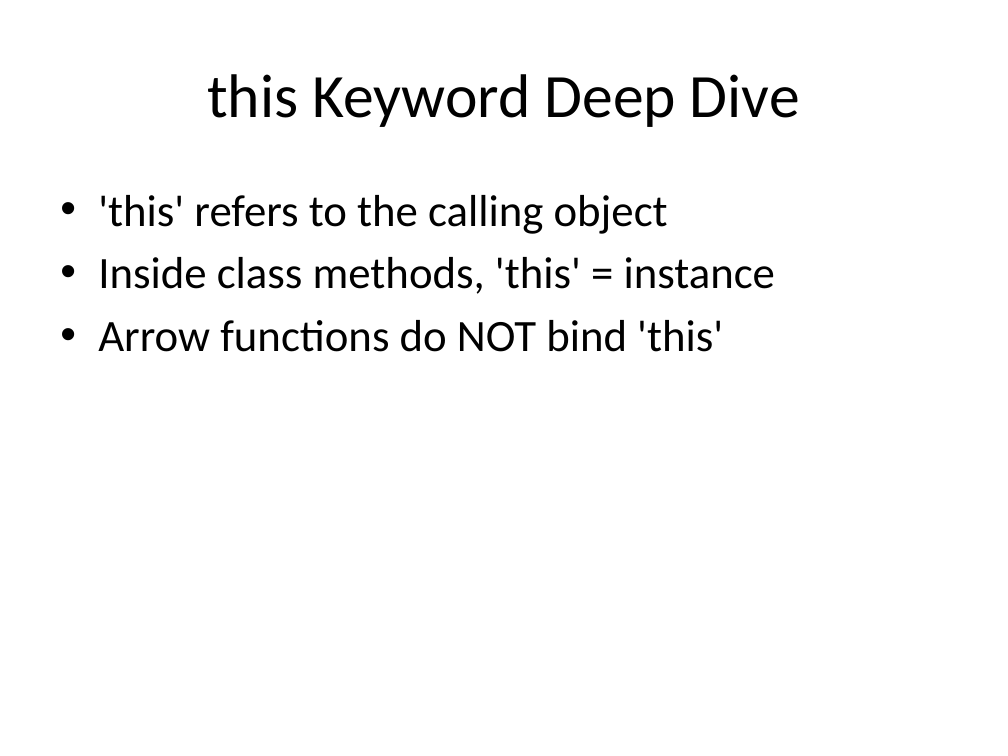
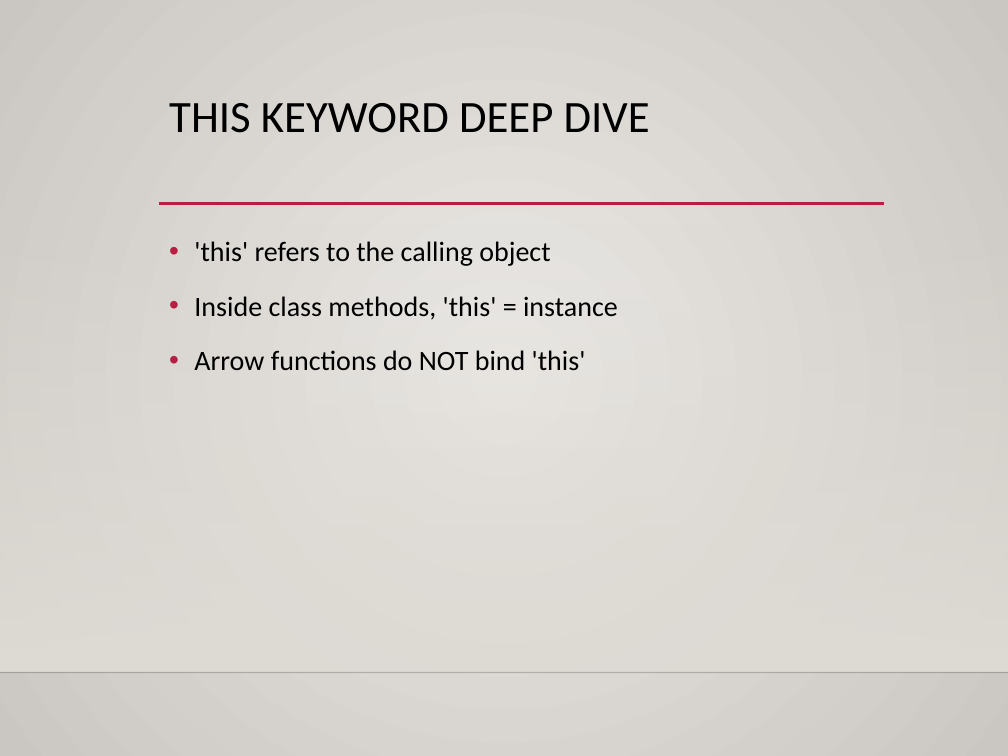
Before and after one commit to dtarvin/JavaScript-Class, a slide deck: slide 18 of slides for class/JS_Week4_Slides.pptx. Drawn at 1008x756 pixels with LibreOffice and Linux fonts; fonts in the diff are those of the drawing; background and template pictures are left out. Boxes give left, top, right and bottom in pixels: in the first picture for what was removed or moved away, otherwise in the second. Text is boxed around its words. In the diff, an @@ line names an element or a change of style, - is before the commit and + after.

Commit message:
formatting slides and editing slides

```diff
--- a/slides for class/JS_Week4_Slides.pptx
+++ b/slides for class/JS_Week4_Slides.pptx
@@ background #FFFFFF to gradient #ECEAE7 to #CAC7C1 @@
@@ title "THIS KEYWORD DEEP DIVE" at box(169, 103, 650, 133): vertical alignment middle to top @@
@@ title at box(169, 103, 650, 133): text changed; size 44 to 32 pt @@
-this Keyword Deep Dive
+THIS KEYWORD DEEP DIVE
@@ line added from (159, 204) to (884, 204), #B71E42 2.5 pt @@
@@ rectangle added at box(0, 222, 1008, 671), fill gradient #DFDBD5 @@
@@ text "'this' refers to the calling ...": place and size @@
-text "'this' refers to the calling ..." at box(98, 195, 775, 352)
+text "'this' refers to the calling ..." at box(194, 241, 618, 371)
@@ text "'this' refers to the calling ..." at box(194, 241, 618, 371): size 32 to 20 pt; indent changed; line spacing 1 to 1.2; more space between paragraphs @@
@@ line added from (0, 672) to (1008, 672), #000001 1 pt @@
```
Also in this commit, not shown: 18 other slides changed, 28 other files.
